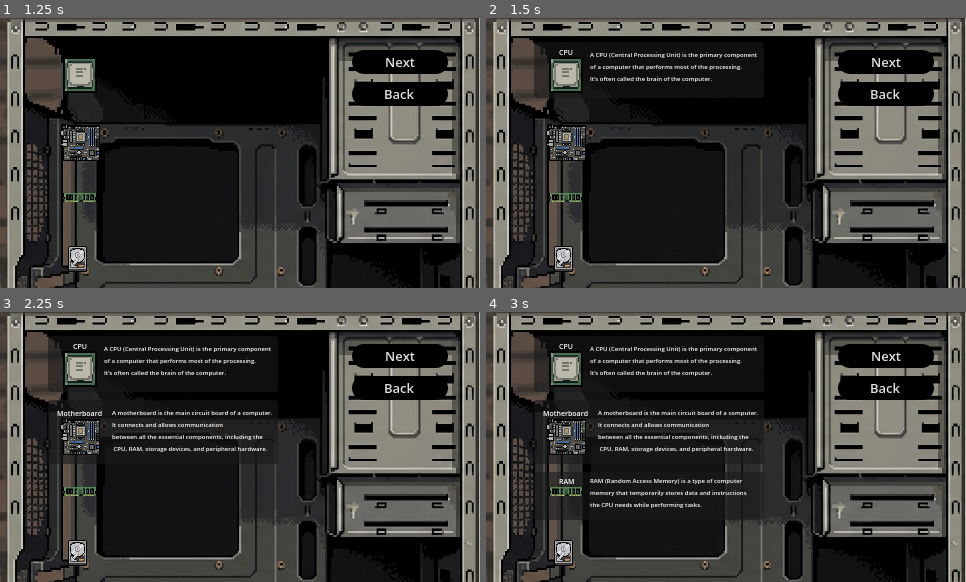
Above: before the commit, frames 1-4 (two rows, left to right).
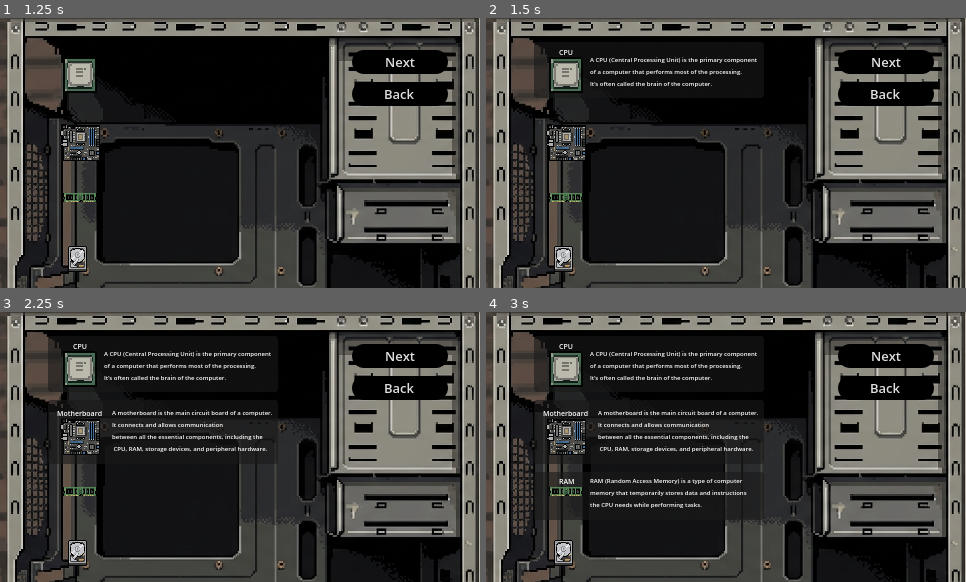
Above: after the commit, the same moments.

Repository: Raikosuu/Full-Tech-Panic_Public
Game: Godot game, scene res://scenes/main_menu.tscn
Two runs of this game, one before a commit and one after it. Both use one fixed random seed, a clock stepped at 60 frames per second and the inputs below.
Inputs (mouse positions are in pixels of both pictures, inside the frame that each line leads up to):
- Up to frame 1 (1.25 s): click "Learn" at 0.5 s
- Up to frame 2 (1.5 s): click (567, 74) at 1.25 s
- Up to frame 3 (2.25 s): click (81, 436) at 2 s
- Up to frame 4 (3 s): click (567, 492) at 2.75 s

Frame 1 is identical in both runs. In frame 2, 1.7% of the frame differs, in the area x 21-57%, y 12-26%; in frame 3, 1.7%; in frame 4, 1.7%.

Commit message:
changes

Diff:
--- a/learn/scenes/learn.tscn
+++ b/learn/scenes/learn.tscn
@@ -243,9 +243,9 @@
 [node name="desc" type="Label" parent="cpupanel" unique_id=747280695]
 layout_mode = 0
 offset_left = 56.0
-offset_top = 8.0
-offset_right = 226.0
-offset_bottom = 48.0
+offset_top = 13.0
+offset_right = 232.0
+offset_bottom = 70.0
 theme_override_font_sizes/font_size = 6
 text = "A CPU (Central Processing Unit) is the primary component
 of a computer that performs most of the processing.
--- a/learn/scenes/learn2.tscn
+++ b/learn/scenes/learn2.tscn
@@ -270,7 +270,8 @@
 offset_bottom = 41.0
 theme_override_font_sizes/font_size = 6
 text = "A GPU (Graphics Processing Unit) is a specialized processor
-designed to handle complex calculations in parallel,
+designed to handle complex calculations in
+parallel,
  primarily for rendering images, videos, and animations"
 
 [node name="psupanel" type="Panel" parent="." unique_id=1987923475]
@@ -312,7 +313,7 @@
 offset_bottom = 41.0
 theme_override_font_sizes/font_size = 6
 text = "A PSU (Power Supply Unit) is a hardware component
- in a computer that converts electrical power from an
+in a computer that converts electrical power from an
  outlet into usable power for the internal components."
 
 [node name="coolingfanpanel" type="Panel" parent="." unique_id=467108932]
@@ -389,12 +390,12 @@
 layout_mode = 0
 offset_left = 65.0
 offset_top = 10.0
-offset_right = 218.0
-offset_bottom = 58.0
+offset_right = 235.0
+offset_bottom = 91.0
 theme_override_font_sizes/font_size = 6
 text = "A computer tower is the upright case that houses all
 the main components of a desktop computer,
-such as the motherboard, CPU, GPU,
+ such as the motherboard, CPU, GPU,
 storage drives, and power supply."
 
 [node name="soundcardpanel" type="Panel" parent="." unique_id=477740974]
